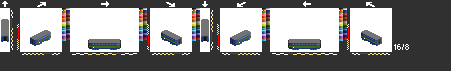
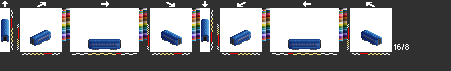
The second 451 x 71 image is a revision of the first. Changes to its layers:
hid "ypdsb1" over [1, 19, 382, 48]
